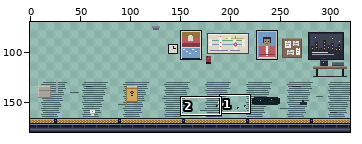
Edited in one commit: pixel-art file (art/src/news/place-subway.aseprite). The first picture is a wide view before the edit; the outline marks the close-up.
Close-up. Before:
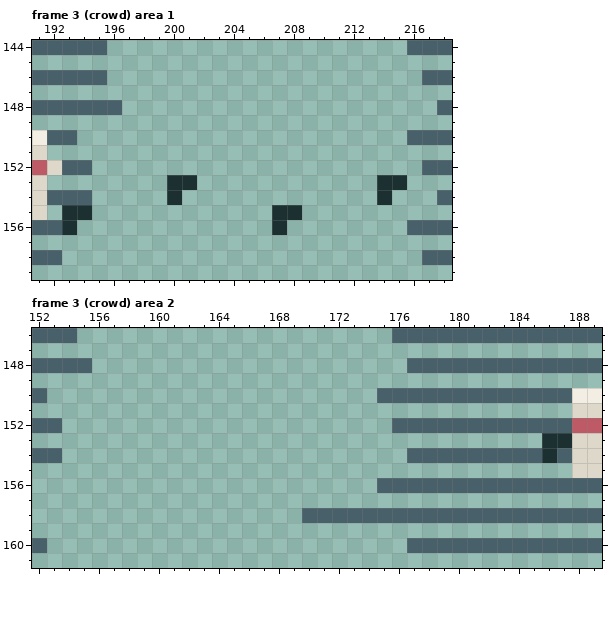
320x180 pixels, 3 frames. Shown: frame 3 (crowd) area 1: x 191..218, y 144..159; frame 3 (crowd) area 2: x 152..189, y 146..161. The wide view leaves out empty margins. The commit also changed other frames or places, which this record leaves out.
The same view after the edit:
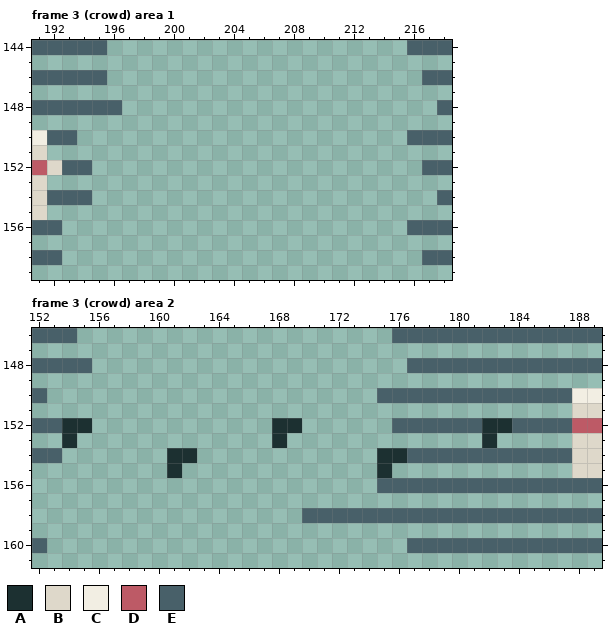
Palette (. is transparent): A #1c3031  B #ded8ca  C #f2eee3  D #bd5a66  E #486069
What changed:
--- frame 3 (crowd) area 1
@@ x 191..218 @@
 152 DBEE......................EE
-153 B........AA............AA...
-154 BEEE.....A.............A...E
-155 B.AA............AA..........
-156 EEA.............A........EEE
+153 B...........................
+154 BEEE.......................E
+155 B...........................
+156 EE.......................EEE
 157 ............................
--- frame 3 (crowd) area 2
@@ x 152..189 @@
 151 ....................................BB
-152 EE......................EEEEEEEEEEEEDD
-153 ..................................AABB
-154 EE.......................EEEEEEEEEAEBB
-155 ....................................BB
+152 EEAA............AA......EEEEEEAAEEEEDD
+153 ..A.............A.............A.....BB
+154 EE.......AA............AAEEEEEEEEEEEBB
+155 .........A.............A............BB
 156 .......................EEEEEEEEEEEEEEE
